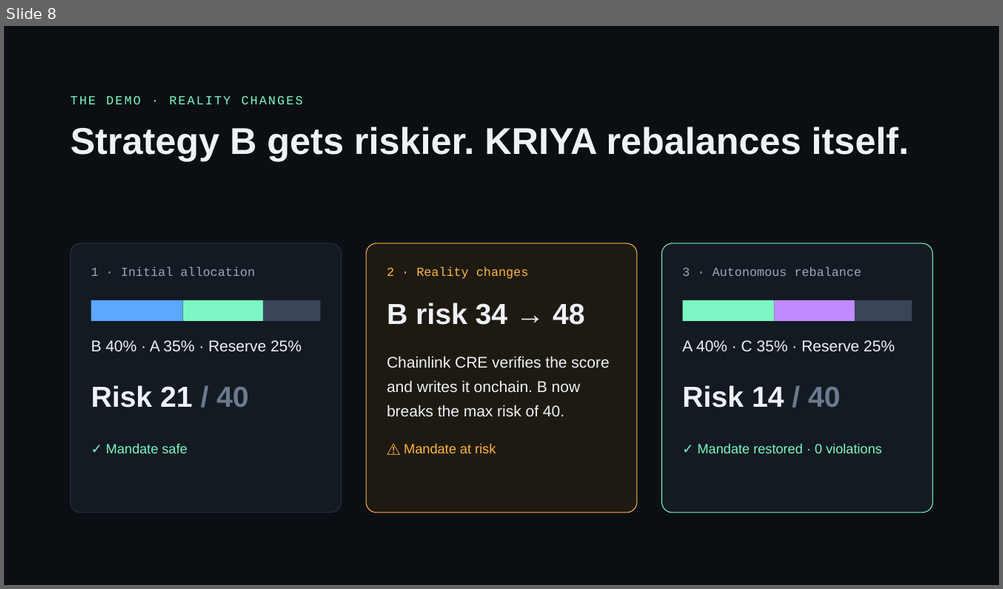
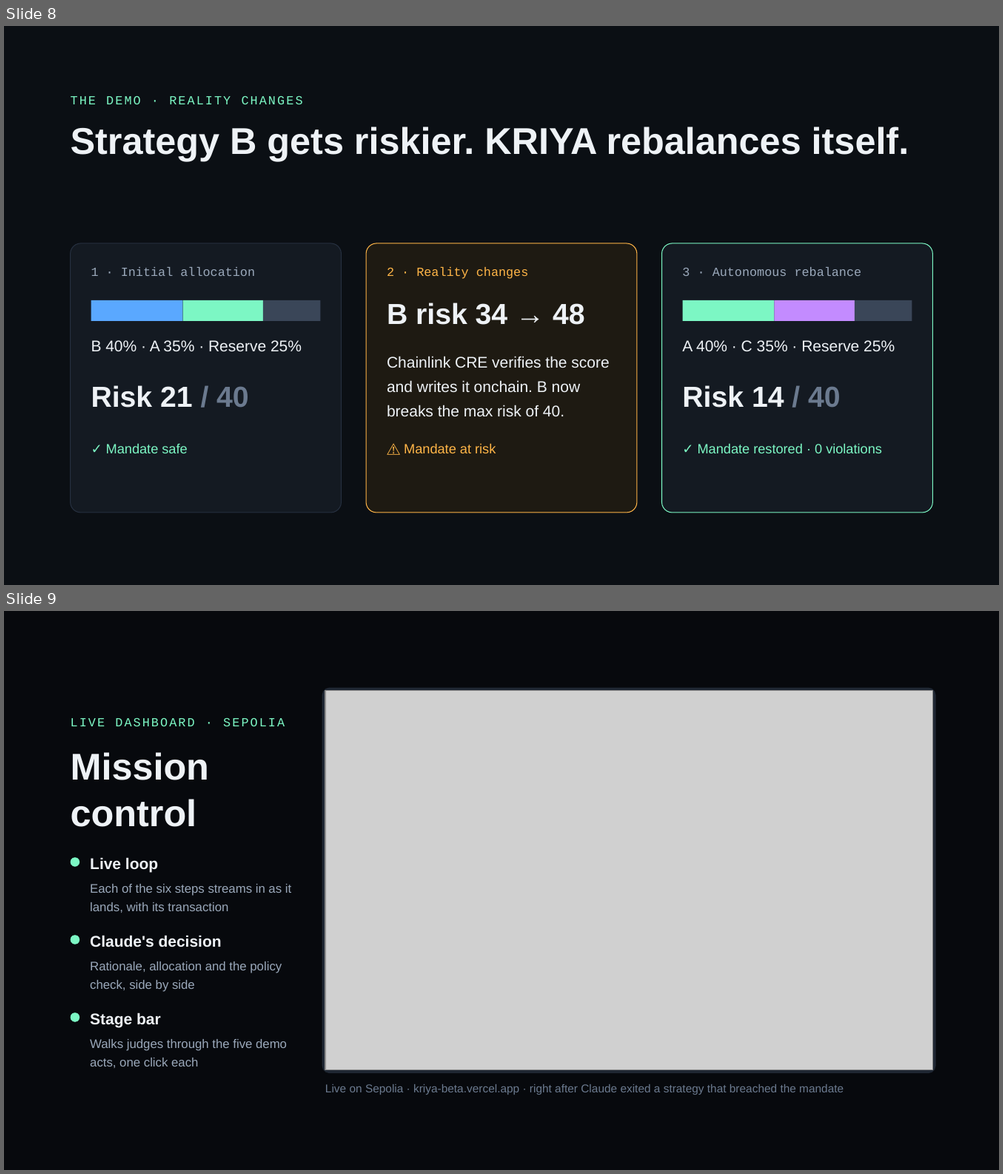
Before and after one commit to Saurabhnage/kriya, a slide deck: deck/KRIYA-pitch.pptx. Shown one above the other, each under a label of ours: slide 8 before the commit, slides 8 and 9 after it. The pictures are 1003x589 and 1003x1174 pixels, drawn with LibreOffice and Linux fonts; fonts in the diff are those of the drawing; grey boxes stand for pictures. Boxes give left, top, right and bottom in pixels: in the first picture for what was removed or moved away, otherwise in the second. Text is boxed around its words. In the diff, an @@ line names an element or a change of style, - is before the commit and + after.

```diff
--- a/deck/KRIYA-pitch.pptx
+++ b/deck/KRIYA-pitch.pptx
@@ slide 9 added at (4, 611, 999, 1170), background #07090D @@
@@ rounded rectangle added at (322, 688, 935, 1073), fill #1F2733 @@
@@ picture added at (326, 691, 933, 1071) @@
@@ text added at (71, 718, 284, 726), 12 pt, text #7CF7C4 @@
+LIVE DASHBOARD · SEPOLIA
@@ text added at (71, 752, 209, 827), 36 pt, text #EEF2F6, bold @@
+Mission control
@@ ellipse added at (71, 858, 79, 867), fill #7CF7C4 @@
@@ text added at (90, 857, 158, 873), 15 pt, text #EEF2F6, bold @@
+Live loop
@@ text added at (90, 884, 291, 913), 12 pt, text #9AA8BA @@
+Each of the six steps streams in as it lands, with its transaction
@@ ellipse added at (71, 936, 79, 945), fill #7CF7C4 @@
@@ text added at (90, 935, 222, 948), 15 pt, text #EEF2F6, bold @@
+Claude's decision
@@ text added at (90, 962, 282, 992), 12 pt, text #9AA8BA @@
+Rationale, allocation and the policy check, side by side
@@ ellipse added at (71, 1013, 79, 1022), fill #7CF7C4 @@
@@ text added at (90, 1013, 161, 1028), 15 pt, text #EEF2F6, bold @@
+Stage bar
@@ text added at (90, 1039, 287, 1068), 12 pt, text #9AA8BA @@
+Walks judges through the five demo acts, one click each
@@ text added at (325, 1085, 843, 1095), 11 pt, text #6B7A8F @@
+Live on Sepolia · kriya-beta.vercel.app · right after Claude exited a strategy that breached the mandate
```
Also in this commit, not shown: 1 slide removed, 2 other files.
